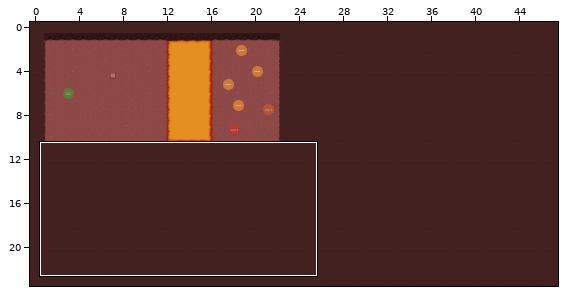
An edit to a level. Tiled map, assets/tilemaps/level 1.0.tmx. The picture above shows the old version from afar; the outline marks the close-up.
Close-up. The starting point:
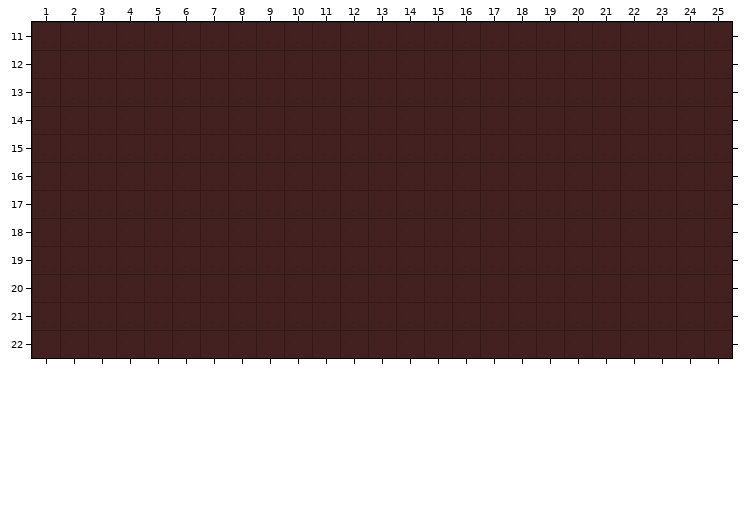
Cells are 64x64 px. Shown: x 1..25, y 11..22. The commit also changed other parts of the map, which this record leaves out.
The result:
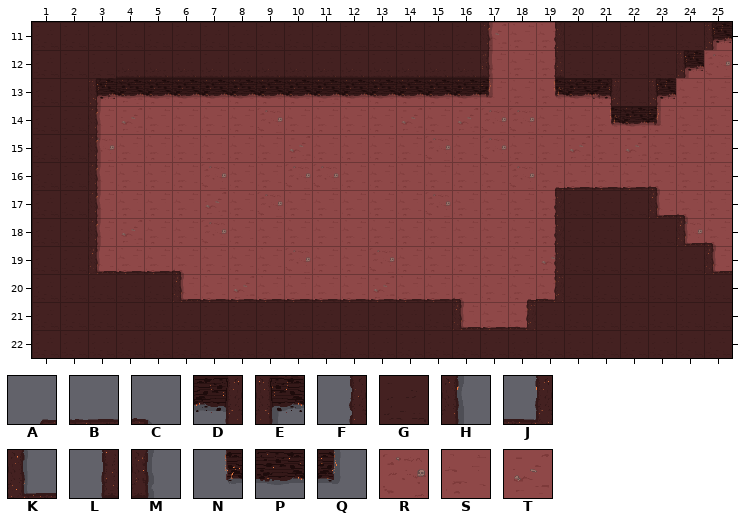
Key: from "tiles 1": A 0, B 1, C 3, D 10, E 12, F 20, G 21, H 22, J 23, K 24, L 30, M 32, N 40, P 41, Q 42, R 50, S 51, T 52.
_ is an empty cell, # one hidden under a higher layer, . an unchanged one.
Change:
--- layer "0"
@@ x 3..25 @@
-11 ..............##......_
-12 ..............___....__
-13 ___________________.___
-14 _______________________
-15 _______________________
-16 _______________________
-17 _________________...___
-18 _________________....__
-19 _________________....._
-20 ...______________......
-21 .............___.......
+11 ..............TS......S
+12 ..............SSS....SR
+13 STSSSSSSTSSSSSSSSSS.SSS
+14 STSSSSRSSSSTSTRRSSSSSSS
+15 RSSSSSSTSSSSRSRSSTSTSSS
+16 SSSSRSSRRSSSSSSRSSSSSSS
+17 SSSSTSRSSSSSRSSSS...SSS
+18 STSSRSSSSSSSSSSSS....RS
+19 SSSSSSSRSSRSSSSST.....S
+20 ...SSTSSSSTSSSSSS......
+21 .............SSS.......
--- layer "1"
@@ x 3..25 @@
-11 ..............GGG.....G
-12 ..............GGG....GG
-13 GGGGGGGGGGGGGGGGGGG.GGG
-14 GGGGGGGGGGGGGGGGGGGGGGG
-15 GGGGGGGGGGGGGGGGGGGGGGG
-16 GGGGGGGGGGGGGGGGGGGGGGG
-17 GGGGGGGGGGGGGGGGG...GGG
-18 GGGGGGGGGGGGGGGGG....GG
-19 GGGGGGGGGGGGGGGGG.....G
-20 ...GGGGGGGGGGGGGG......
-21 .............GGG.......
+11 ..............H_F.....E
+12 ..............M_L....E_
+13 EPPPPPPPPPPPPPQ_NPD.E__
+14 H_________________NPQ__
+15 H______________________
+16 H_______________ABBBC__
+17 H_______________F...KC_
+18 H_______________F....KC
+19 KBBC____________F.....K
+20 ...KBBBBBBBBBC_AJ......
+21 .............KBJ.......
Boxes around the changes in both close-ups, in picture pixels (x1, y1, x2, y2):
changed: (88, 22, 732, 330)
